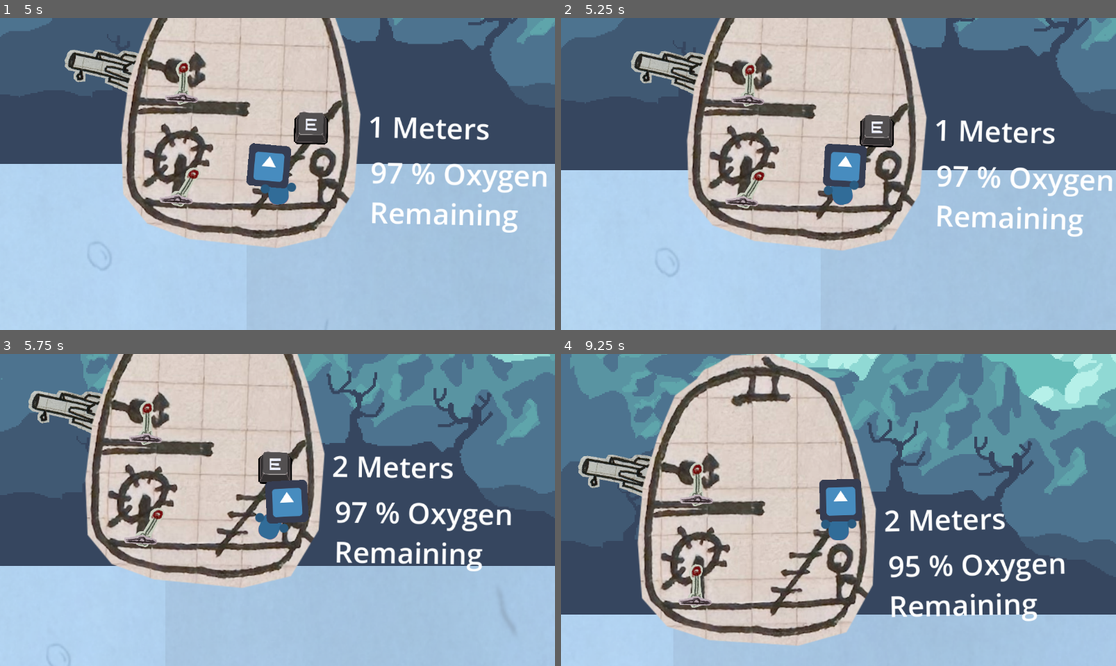
Above: before the commit, frames 1-4 (two rows, left to right).
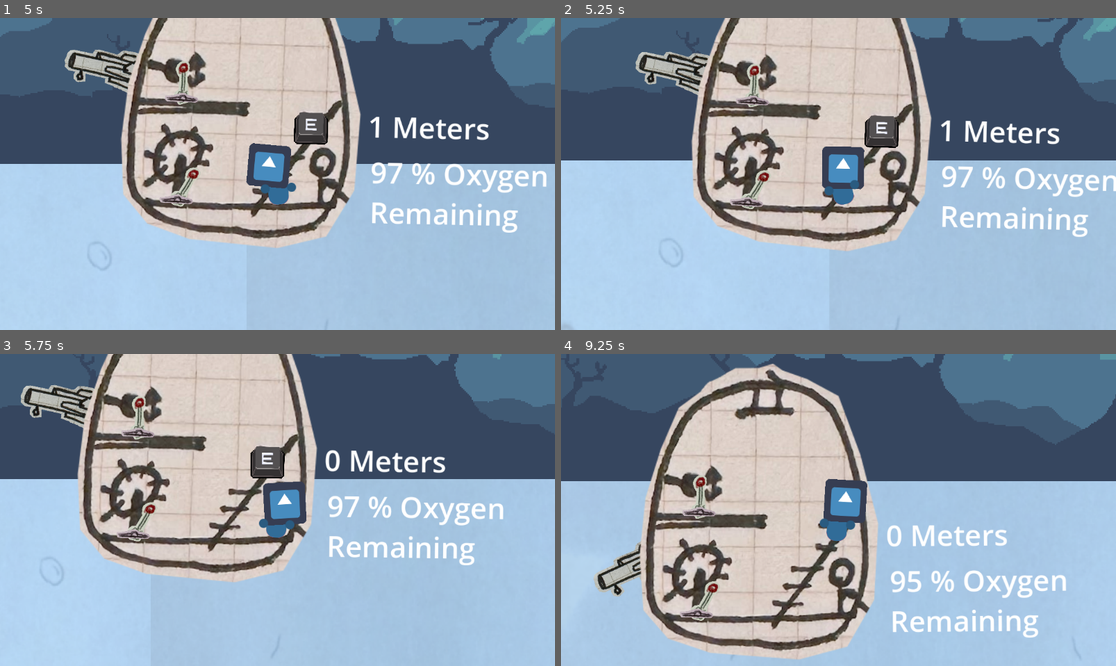
Above: after the commit, the same moments.

Repository: calzila/GGJ_2025
Game: Godot game, scene res://Overworld.tscn
Same seed, same stepped clock (60 frames per second), same inputs: the game is played once before the commit and once after it. The engine's default icon, where the game draws it, is replaced by a stand-in: a white triangle on a blue panel in a dark square.
Inputs:
- Up to frame 1 (5 s): tap Enter (ui_accept) at 0.5, 0.77, 1.52, 3.02, 3.77, 4.52 s; hold D (move_right) 0.53-2.03 s; tap E (Grab) every 0.75 s from 0.6 to 4.35 s; hold A (move_left) 2.03-2.78 s; hold D (move_right) 2.78-4.28 s; hold A (move_left) from 4.28 s (still down)
- Up to frame 2 (5.25 s): release A (move_left) at 5.03 s; hold D (move_right) from 5.03 s (still down); tap E (Grab) at 5.1 s
- Up to frame 3 (5.75 s): keep holding D (move_right)
- Up to frame 4 (9.25 s): release D (move_right) at 5.78 s; hold A (move_left) 5.78-7.28 s; tap E (Grab) every 0.75 s from 5.85 to 8.85 s; tap Enter (ui_accept) at 6.02, 6.77, 7.52, 9.02 s; hold D (move_right) from 7.28 s (still down)

Frame 1 is identical in both runs. In frame 2, 17% of the frame differs, in the area x 0-100%, y 0-100%; in frame 3, 47%; in frame 4, 69%, in the area x 0-100%, y 0-98%.
Error in both runs: Invalid assignment of property or key 'playerIsHolding' with value of type 'bool' on a base object of type 'Nil'. (res://grabber.gd:46)

Commit message:
Reducing the weight of fish

Diff:
--- a/projectile.gd
+++ b/projectile.gd
@@ -40,5 +40,5 @@
 	if body is RigidBody2D:
 		print("This is a fish I think")
 		body.queue_free()
-		theSub.weightFromFish += 1
+		theSub.weightFromFish += 0.1
 		pass
--- a/the_sub.gd
+++ b/the_sub.gd
@@ -66,7 +66,7 @@
 
 func _startEndTimer():
 	# Start a timer, once it finishes, then we want to surface the sub.
-	await get_tree().create_timer(5).timeout
+	await get_tree().create_timer(100).timeout
 	# Timer has finished now!!!
 	print("Lift the sub now")
 	# Reverse gravity!
